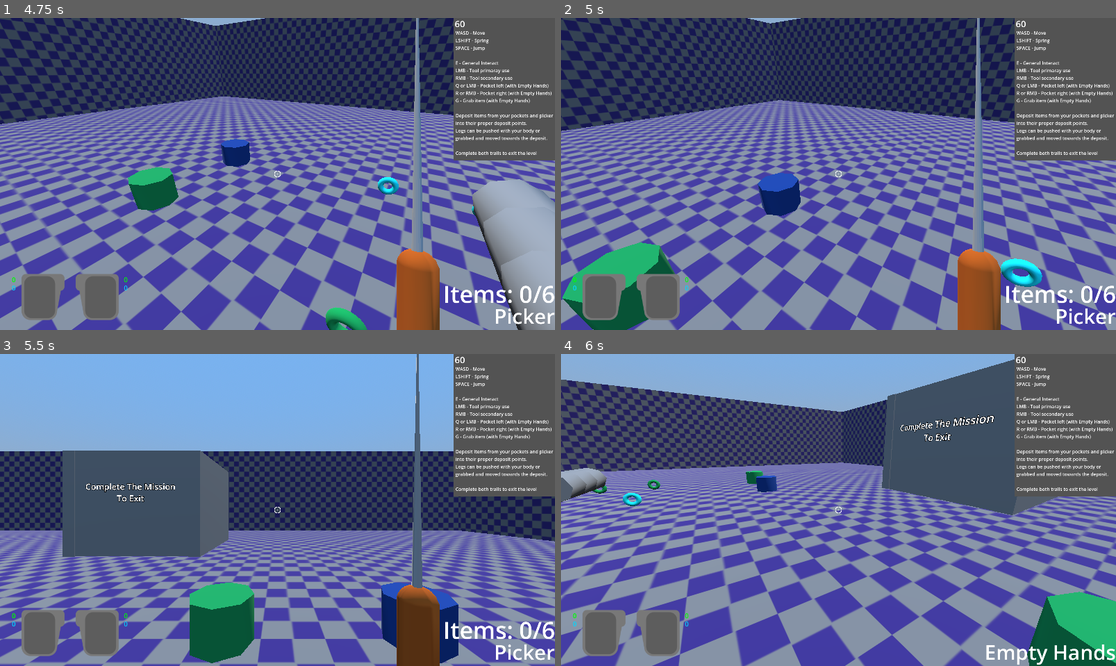
Above: before the commit, frames 1-4 (two rows, left to right).
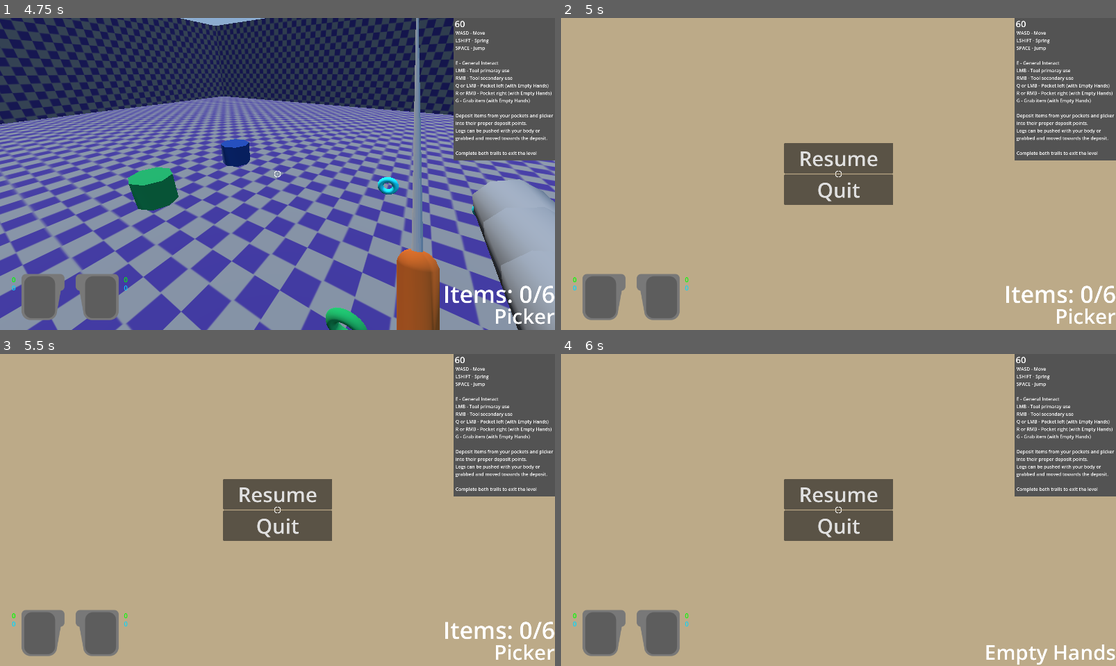
Above: after the commit, the same moments.

Repository: WoolyDrool/TrailGame
Game: Godot game, scene res://App/game.tscn
Same seed, same stepped clock (60 frames per second), same inputs: the game is played once before the commit and once after it.
Inputs (mouse positions are in pixels of both pictures, inside the frame that each line leads up to):
- Up to frame 1 (4.75 s): click "Play Game" at 0.5 s; tap Enter at 1.25 s; move the mouse to (305, 174) at 1.27 s; hold G (grab) 1.28-2.03 s; hold W (move_forward) from 1.28 s (still down); tap Space (move_jump) at 1.52, 2.27, 3.77, 4.52 s; move the mouse to (249, 174) at 2.02 s; tap E (interact) at 2.1 s; move the mouse to (288, 167) at 2.77 s; hold C (move_crouch) 2.78-3.53 s; move the mouse to (271, 180) at 3.52 s; tap Shift (move_sprint) at 3.6 s; move the mouse to (316, 177) at 4.27 s; tap Mouse wheel up (next_tool) at 4.35 s
- Up to frame 2 (5 s): keep holding W (move_forward); tap Escape (ui_cancel) at 4.9 s
- Up to frame 3 (5.5 s): release W (move_forward) at 5 s; click (277, 494) at 5 s, where only the run after the commit has a clickable "Resume"
- Up to frame 4 (6 s): move the mouse to (794, 506) at 5.77 s; hold W (move_forward) from 5.78 s (still down); tap Mouse wheel down (previous_tool) at 5.85 s

Frame 1 is identical in both runs. In frame 2, 89% of the frame differs, in the area x 0-100%, y 0-100%; in frame 3, 89%; in frame 4, 89%.

Commit message:
exit button and pause menu

Diff:
--- a/App/game.gd
+++ b/App/game.gd
@@ -1,6 +1,9 @@
 extends Node3D
 
 var current_gamemode : GameMode
+
+@onready var pause_menu = $PauseMenu
+var paused = false
 
 # Called when the node enters the scene tree for the first time.
 func _ready() -> void:
@@ -10,8 +13,18 @@
 
 # Called every frame. 'delta' is the elapsed time since the previous frame.
 func _process(delta: float) -> void:
-	pass
+	if Input.is_action_just_pressed("pause"):
+		pauseMenu()
 
 func change_gamemode(mode : GameMode):
 	if mode == current_gamemode:
 		return
+
+func pauseMenu():
+	if paused:
+		pause_menu.hide()
+		Engine.time_scale = 1
+	else:
+		pause_menu.show()
+		Engine.time_scale = 0
+	paused = !paused
--- a/App/game.tscn
+++ b/App/game.tscn
@@ -1,7 +1,8 @@
-[gd_scene load_steps=4 format=3 uid="uid://chs8oja85k8ks"]
+[gd_scene load_steps=5 format=3 uid="uid://chs8oja85k8ks"]
 
 [ext_resource type="Script" path="res://App/game.gd" id="1_lf7hn"]
 [ext_resource type="PackedScene" uid="uid://d04atuoskhbn1" path="res://Interface/MainMenu/main_menu.tscn" id="2_2rgst"]
+[ext_resource type="PackedScene" uid="uid://dnaggd6wjfbky" path="res://Interface/pause_menu.tscn" id="4_4jncq"]
 [ext_resource type="Script" path="res://App/scene_manager.gd" id="4_jj8ee"]
 
 [node name="Game" type="Node3D"]
@@ -12,3 +13,6 @@
 [node name="SceneManager" type="Node" parent="." node_paths=PackedStringArray("current_scene")]
 script = ExtResource("4_jj8ee")
 current_scene = NodePath("../MainMenu")
+
+[node name="PauseMenu" parent="." instance=ExtResource("4_4jncq")]
+visible = false
--- a/Interface/MainMenu/ui_main_menu.gd
+++ b/Interface/MainMenu/ui_main_menu.gd
@@ -16,4 +16,4 @@
 
 
 func _on_quit_pressed() -> void:
-	pass # Replace with function body.
+	get_tree().quit()
--- /dev/null
+++ b/Interface/pause_menu.gd
@@ -0,0 +1,9 @@
+extends Control
+
+@onready var game = $"../../App/game.gd"
+
+func _on_resume_pressed()-> void:
+	game.pauseMenu()
+
+func _on_quit_pressed()-> void:
+	get_tree().quit()
--- /dev/null
+++ b/Interface/pause_menu.tscn
@@ -0,0 +1,44 @@
+[gd_scene load_steps=2 format=3 uid="uid://dnaggd6wjfbky"]
+
+[ext_resource type="Script" path="res://Interface/pause_menu.gd" id="1_wvlog"]
+
+[node name="PauseMenu" type="Control"]
+layout_mode = 3
+anchors_preset = 15
+anchor_right = 1.0
+anchor_bottom = 1.0
+grow_horizontal = 2
+grow_vertical = 2
+script = ExtResource("1_wvlog")
+
+[node name="ColorRect" type="ColorRect" parent="."]
+z_index = -2
+layout_mode = 2
+offset_right = 1920.0
+offset_bottom = 1080.0
+grow_horizontal = 2
+grow_vertical = 2
+color = Color(0.737255, 0.666667, 0.533333, 1)
+
+[node name="MarginContainer" type="MarginContainer" parent="."]
+layout_mode = 0
+offset_left = 771.5
+offset_top = 433.0
+offset_right = 1148.5
+offset_bottom = 647.0
+
+[node name="VBoxContainer" type="VBoxContainer" parent="MarginContainer"]
+layout_mode = 2
+
+[node name="Resume" type="Button" parent="MarginContainer/VBoxContainer"]
+layout_mode = 2
+theme_override_font_sizes/font_size = 71
+text = "Resume"
+
+[node name="Quit" type="Button" parent="MarginContainer/VBoxContainer"]
+layout_mode = 2
+theme_override_font_sizes/font_size = 71
+text = "Quit"
+
+[connection signal="pressed" from="MarginContainer/VBoxContainer/Resume" to="." method="_on_resume_pressed"]
+[connection signal="pressed" from="MarginContainer/VBoxContainer/Quit" to="." method="_on_quit_pressed"]
--- a/project.godot
+++ b/project.godot
@@ -156,6 +156,11 @@
 "events": [Object(InputEventKey,"resource_local_to_scene":false,"resource_name":"","device":-1,"window_id":0,"alt_press …(192 unchanged characters)…
 ]
 }
+pause={
+"deadzone": 0.5,
+"events": [Object(InputEventKey,"resource_local_to_scene":false,"resource_name":"","device":-1,"window_id":0,"alt_pressed":false,"shift_pressed":false,"ctrl_pressed":false,"meta_pressed":false,"pressed":false,"keycode":0,"physical_keycode":4194305,"key_label":0,"unicode":0,"location":0,"echo":false,"script":null)
+]
+}
 
 [layer_names]
 
